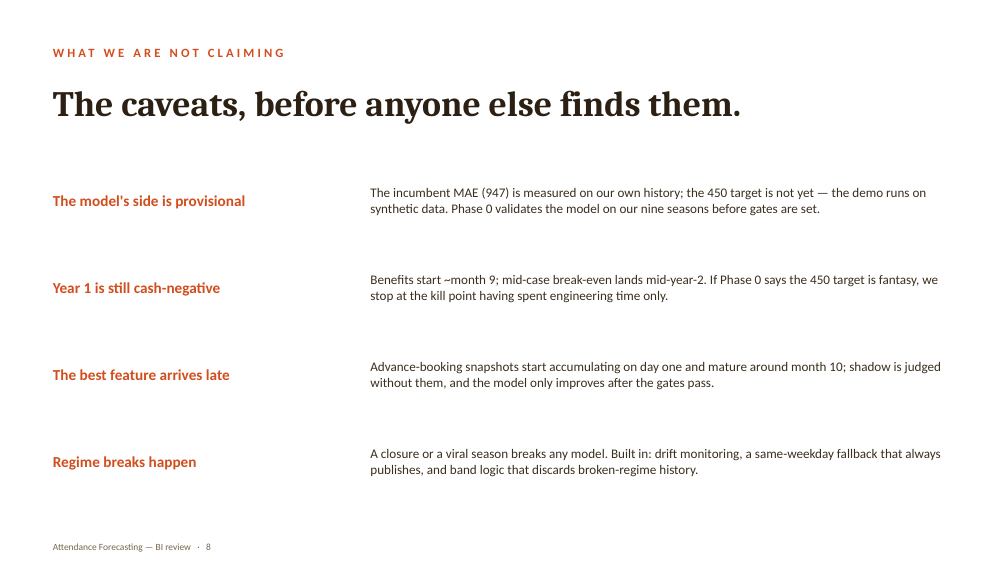
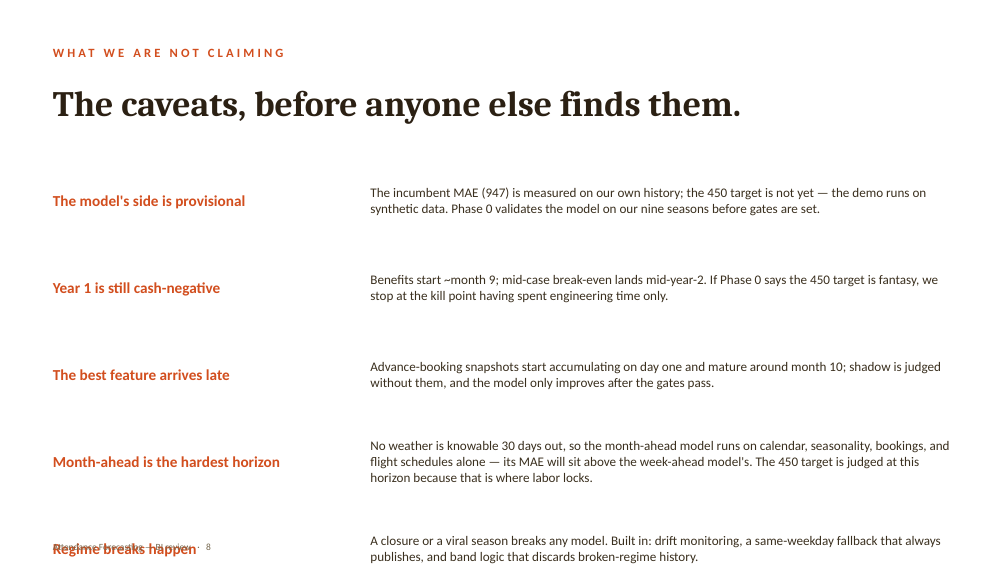
Before and after one commit to lmansf/Attendance-Projections, a slide deck: slide 8 of docs/deck/attendance-forecast-roi.pptx. Drawn at 1008x567 pixels with LibreOffice and Linux fonts; fonts in the diff are those of the drawing. Boxes give left, top, right and bottom in pixels: in the first picture for what was removed or moved away, otherwise in the second. Text is boxed around its words. In the diff, an @@ line names an element or a change of style, - is before the commit and + after.

```diff
--- a/docs/deck/attendance-forecast-roi.pptx
+++ b/docs/deck/attendance-forecast-roi.pptx
@@ text at [370, 441, 950, 482]: text changed @@
-A closure or a viral season breaks any model. Built in: drift monitoring, a same-weekday fallback that always publishes, and band logic that discards broken-regime history.
+No weather is knowable 30 days out, so the month-ahead model runs on calendar, seasonality, bookings, and flight schedules alone — its MAE will sit above the week-ahead model's. The 450 target is judged at this horizon because that is where labor locks.
@@ text at [53, 456, 280, 467]: text changed @@
-Regime breaks happen
+Month-ahead is the hardest horizon
@@ text added at [370, 536, 940, 564], 12.5 pt, text #3A2F1E @@
+A closure or a viral season breaks any model. Built in: drift monitoring, a same-weekday fallback that always publishes, and band logic that discards broken-regime history.
@@ text added at [53, 543, 197, 557], 14.5 pt, text #D24E1E, bold @@
+Regime breaks happen
```
Also in this commit, not shown: 5 other slides changed, 11 other files.
